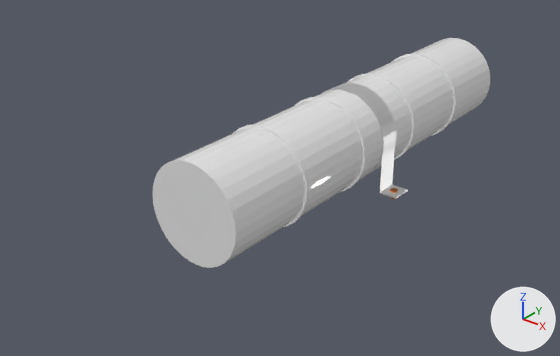
The Blender file Big_pipe.blend, before and after one commit.
Camera for both pictures: a 50 mm camera at (18.7, -31.1, 14.0) aimed at (-2.0, -5.2, -2.0). Arrows for +X, +Y and +Z are at lower right; the lights stay in place. The older version comes first.

The older version as bpy lines, for what is in view:
```python
me_cylinder = bpy.data.meshes.new('Cylinder')
me_cylinder.from_pydata(...)  # 962 vertices, 808 faces; spans x -1.39..1.39, y -1.23..1.04, z -3.72..5.97
# faces by material slot: [578, 99, 131]
me_cylinder.materials.append(mat_base)  # white #e7e7e7
me_cylinder.materials.append(mat_metal)  # white #e7e7e7
me_cylinder.materials.append(mat_screw)  # orange #e78b52
ob_cylinder = bpy.data.objects.new('Cylinder', me_cylinder)
ob_cylinder.location = (0.0, 0.0, 0.0)
ob_cylinder.rotation_euler = (1.571, 0.0, 0.0)  # degrees (90, 0, 0)
ob_cylinder.scale = (2.18, 2.18, 2.18)
```
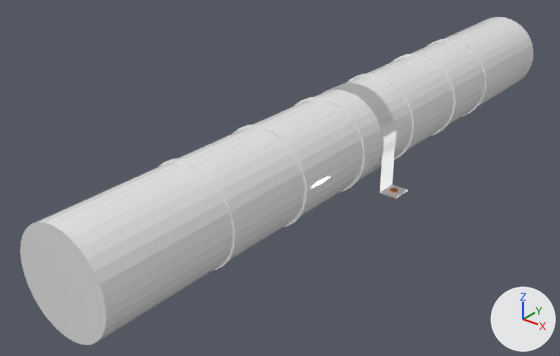
Patch to the scene script:
```diff
--- a/Big_pipe.blend.py
+++ b/Big_pipe.blend.py
@@ me_cylinder @@
 # used by ob_cylinder; location = (0.0, 0.0, 0.0); rotation_euler = (1.571, 0.0, 0.0), in degrees (90, 0, 0); scale = (2.18, 2.18, 2.18)
-me_cylinder.from_pydata(...)  # 962 vertices, 808 faces; spans x -1.39..1.39, y -1.23..1.04, z -3.72..5.97
+me_cylinder.from_pydata(...)  # 1218 vertices, 1064 faces; spans x -1.39..1.39, y -1.23..1.04, z -6.48..8.73
+# me_cylinder part 1: 32 vertices moved from x -1.0..1.0, y -1.0..1.0, z -3.72 to x -1.0..1.0, y -1.0..1.0, z -6.48; 128 vertices added at x -1.03..1.03, y -1.03..1.03, z -3.49..-3.42
+# me_cylinder part 2: 32 vertices moved from x -1.0..1.0, y -1.0..1.0, z 5.97 to x -1.0..1.0, y -1.0..1.0, z 8.73; 128 vertices added at x -1.03..1.03, y -1.03..1.03, z 5.96..6.03
 me_cylinder.materials.append(mat_base)
```

Where the change shows, as pixel boxes [x1, y1, x2, y2] in the pictures (560 x 356 px):
'Cylinder', reshaped (52% wider, 42% taller): before [153, 38, 490, 268]; after [20, 17, 533, 345]
part 1 of me_cylinder, built on: before [410, 38, 490, 125]; after [410, 17, 533, 125]
part 2 of me_cylinder, built on: before [153, 127, 305, 268]; after [20, 127, 305, 345]
